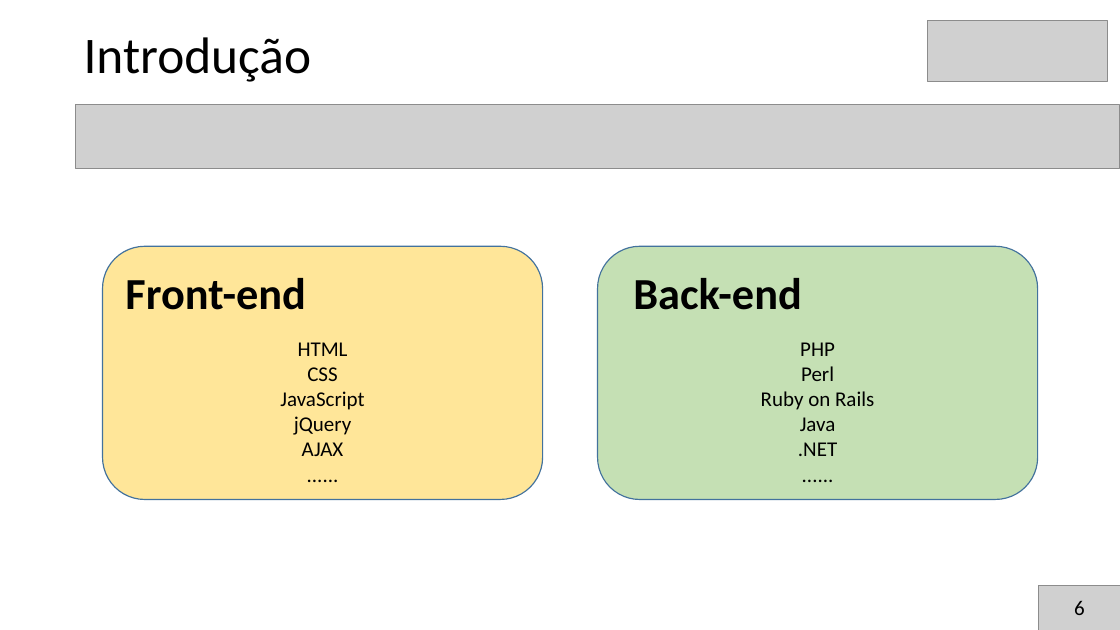
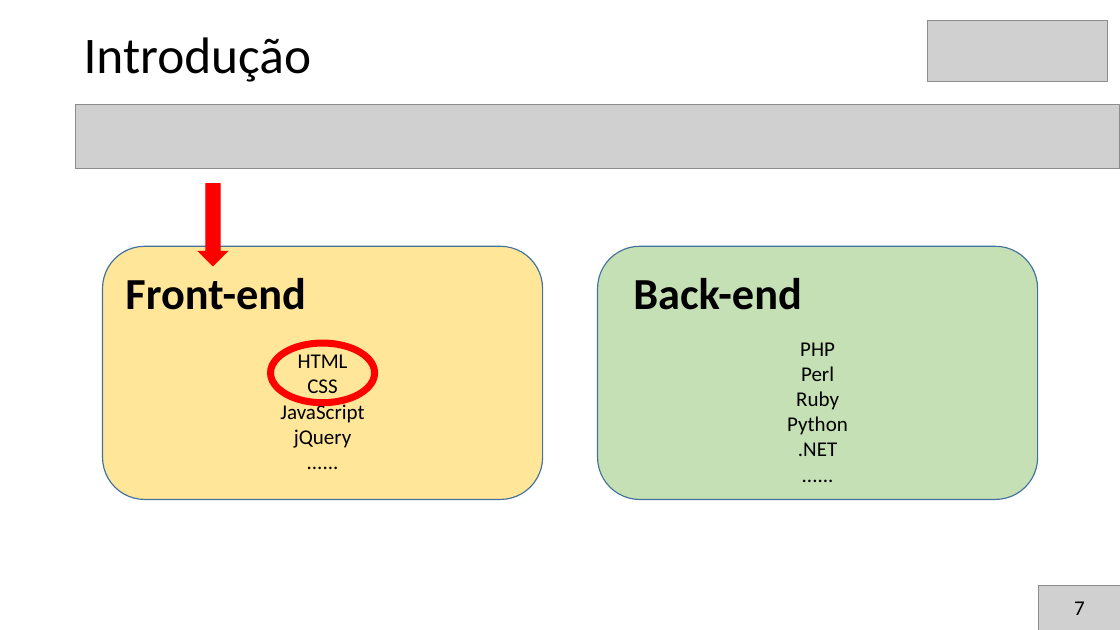
Before and after one commit to brunoslima/Secompp-Minicursos, a slide deck: slide 8 of Introdução ao Desenvolvimento de Front-End com HTMLCSSJS/Apresentacao/apresentacao1.pptx (slide 7 before the commit). Drawn at 1120x630 pixels with LibreOffice and Linux fonts; fonts in the diff are those of the drawing; grey boxes stand for pictures. Boxes give left, top, right and bottom in pixels: in the first picture for what was removed or moved away, otherwise in the second. Text is boxed around its words. In the diff, an @@ line names an element or a change of style, - is before the commit and + after.

```diff
--- a/Introdução ao Desenvolvimento de Front-End com HTMLCSSJS/Apresentacao/apresentacao1.pptx
+++ b/Introdução ao Desenvolvimento de Front-End com HTMLCSSJS/Apresentacao/apresentacao1.pptx
@@ down arrow added at bbox=[199, 184, 228, 266], fill #FF0000, outline #FF0000 1 pt @@
@@ ellipse added at bbox=[271, 343, 375, 402], outline #FF0000 6 pt @@
@@ text in rounded rectangle at bbox=[787, 391, 848, 435]: text changed @@
-Ruby on Rails
-Java
+Ruby
+Python
@@ text in rounded rectangle at bbox=[302, 442, 344, 456]: paragraph removed @@
-AJAX
@@ text at bbox=[1074, 601, 1085, 615]: text changed @@
-6
+7
```
Also in this commit, not shown: 1 other slide changed, 2 slides added, 1 slide removed.
